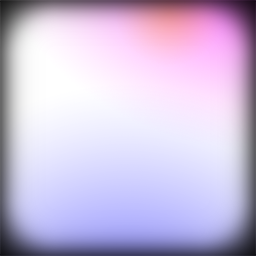
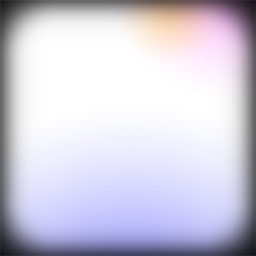
Two versions of the same layered image (256 x 256). Layer-by-layer changes:
painted on "Gradient Fill 1 copy 2" over left=3, top=0, right=256, bottom=150
painted on "Gradient Fill 1 copy" over left=114, top=0, right=225, bottom=67
painted on "Gradient Fill 1" over left=0, top=85, right=256, bottom=256
